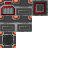
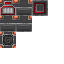
Before/after of a 64x64 layered artwork. What changed in the layer stack:
removed layer "Paint Layer 1" over <box>0,2,32,45</box>
painted on "Background" over <box>0,2,32,45</box>
